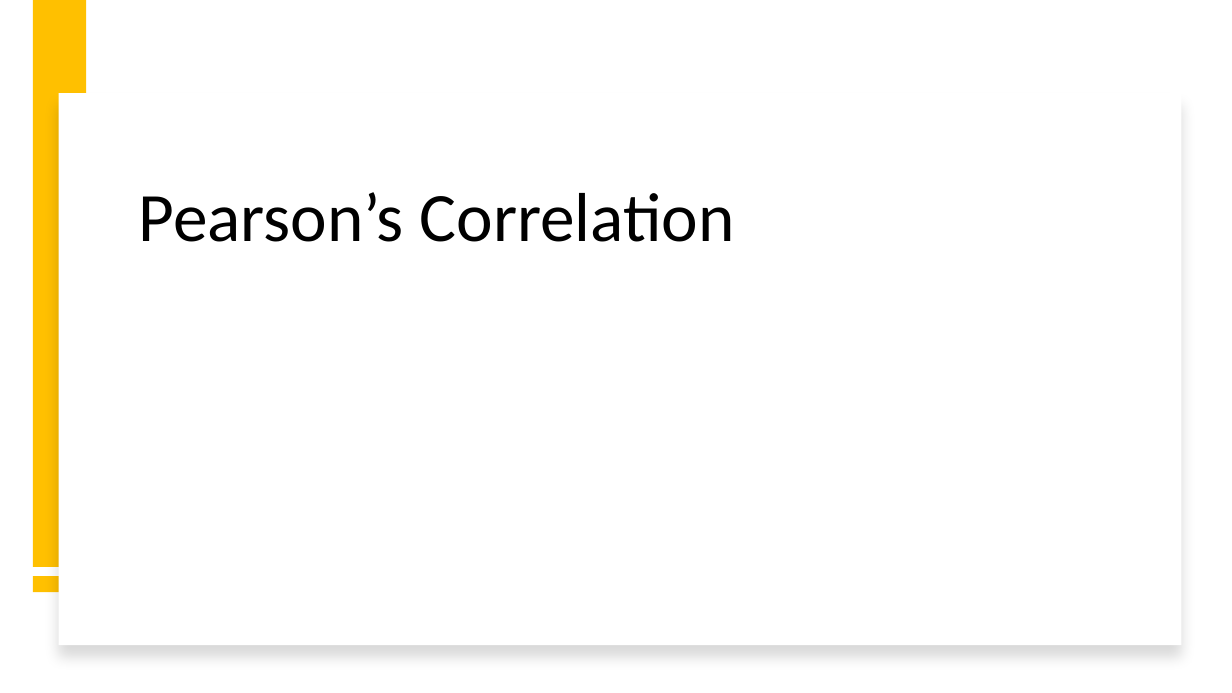
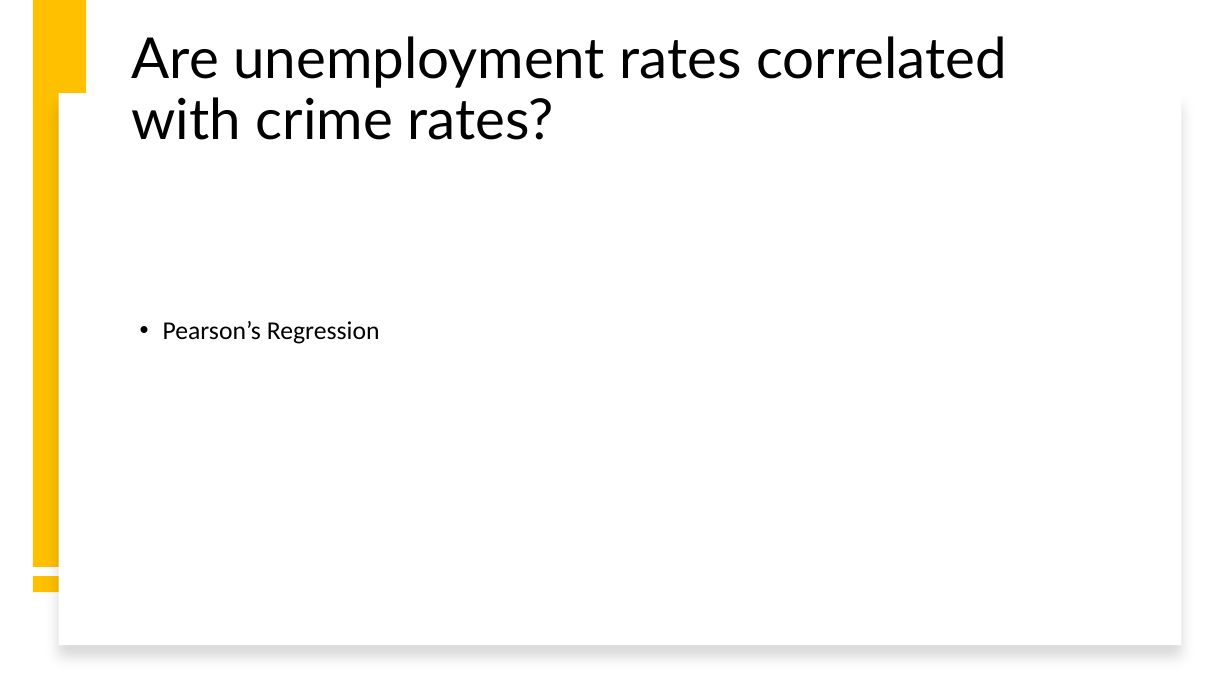
Before and after one commit to Mt122606/Curous-Conquers-, a slide deck: slide 8 of CuriousConquersProject/ProjectPowerpoint.pptx. Drawn at 1232x693 pixels with LibreOffice and Linux fonts; fonts in the diff are those of the drawing. Boxes give left, top, right and bottom in pixels: in the first picture for what was removed or moved away, otherwise in the second. Text is boxed around its words. In the diff, an @@ line names an element or a change of style, - is before the commit and + after.

```diff
--- a/CuriousConquersProject/ProjectPowerpoint.pptx
+++ b/CuriousConquersProject/ProjectPowerpoint.pptx
@@ title at [132,36,1007,140]: text changed; size 54 to 44 pt; font Calibri to Lato @@
-Pearson’s Correlation
+Are unemployment rates correlated with crime rates?
@@ text added at [163,321,380,344], 20 pt, text #000000 @@
+• Pearson’s Regression
```
Also in this commit, not shown: 1 other slide changed, 2 slides added, 1 slide removed.
